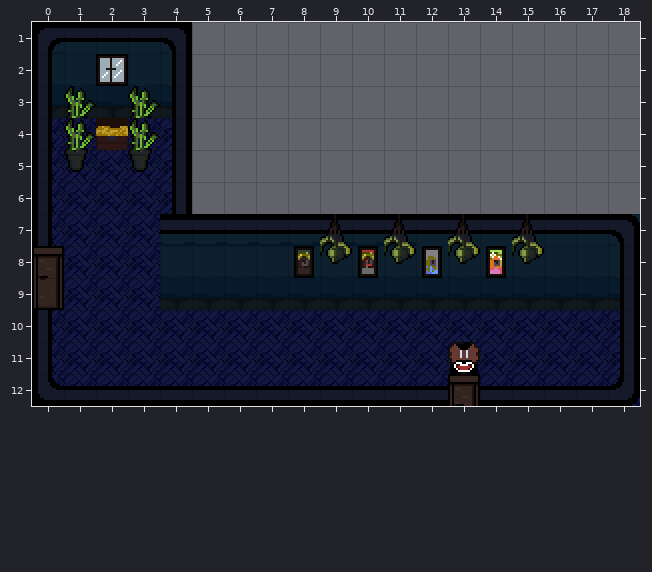
Tiled map: game/assets/tiles/living_room_corridor.tmx. The picture above was drawn from the file before the commit.
Cells are 16x16 px. Shown: x 0..18, y 1..12.
The same view after the edit:
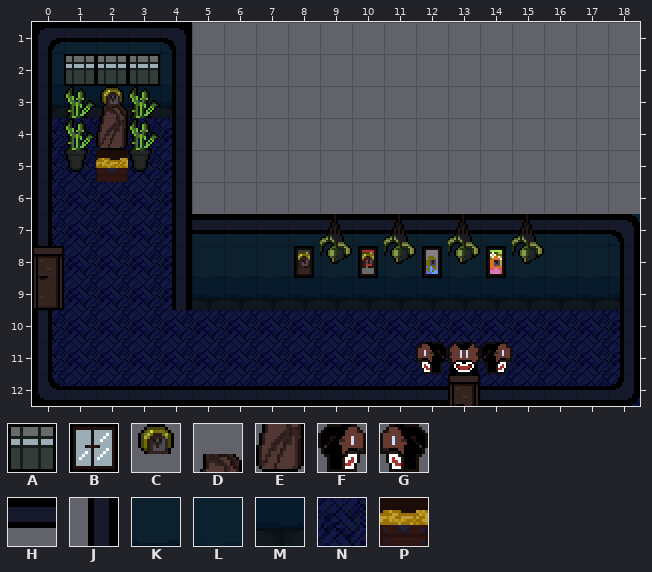
Key: from "furniture_tileset_v2": A 415, B 416, C 425, D 456, E 487, F 542, G 546; from "parede_chao_tileset_v2": H 2, J 8, K 18 turned 180, L 23, M 28, N 33; from "tileset": P 75.
_ is an empty cell.
Objects are placed by their top-left corner, in cells (3,4 is the top-left corner of cell 3,4); size is 1x1 cell unless given.
Tiles replaced or removed in this view: B, H, K, L, M.
What changed:
Changed rows in their new state; . is an unchanged cell.
Layer "Tile Layer 1":
first column x 4:
 7 N
 8 N
 9 N
Layer "Tile Layer 2":
first column x 1:
 2 AAA.
 3 .D..
 4 .E..
 7 ...J
 8 ...J
 9 ...J
Layer "Tile Layer 3":
first column x 2:
 3 C
Layer "Object Layer 1":
changed: P at 2,4 -> P at 2,5
added: G at 12,11
added: F at 14,11
